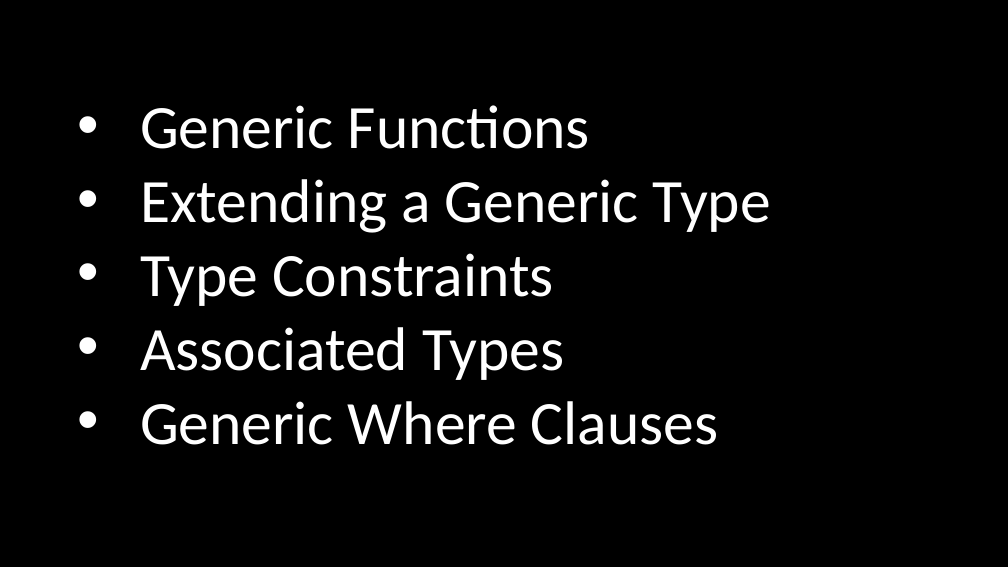
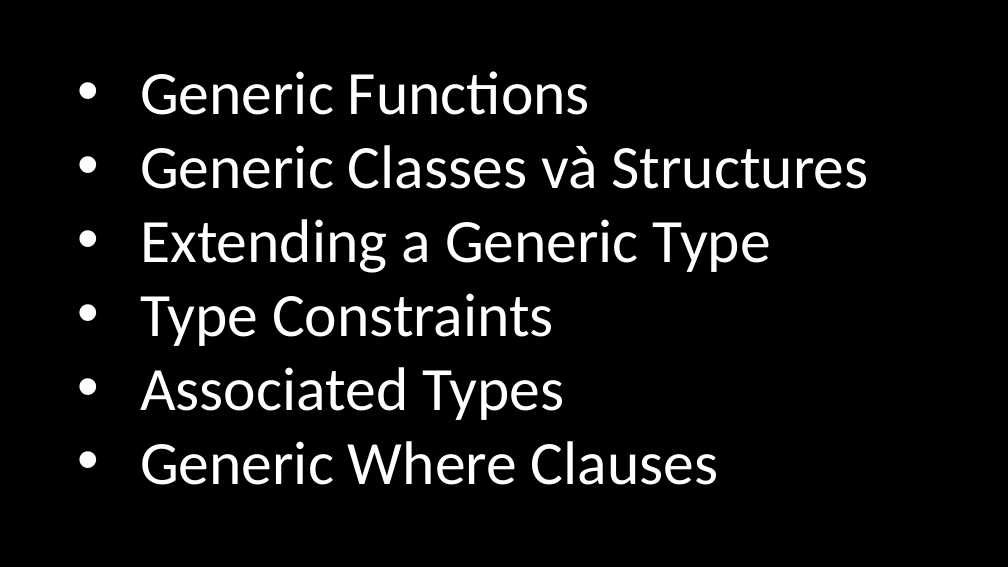
Before and after one commit to tubeobeotu/GenericTypes, a slide deck: slide 2 of Generics.pptx. Drawn at 1008x567 pixels with LibreOffice and Linux fonts; fonts in the diff are those of the drawing. Boxes give left, top, right and bottom in pixels: in the first picture for what was removed or moved away, otherwise in the second. Text is boxed around its words. In the diff, an @@ line names an element or a change of style, - is before the commit and + after.

Commit message:
//update pdf

```diff
--- a/Generics.pptx
+++ b/Generics.pptx
@@ text "Generic Functions" moved from (x1=140, y1=105, x2=771, y2=445) to (x1=140, y1=71, x2=868, y2=485) @@
@@ text at (x1=140, y1=145, x2=868, y2=189): paragraph added @@
+• Generic Classes và Structures
```
